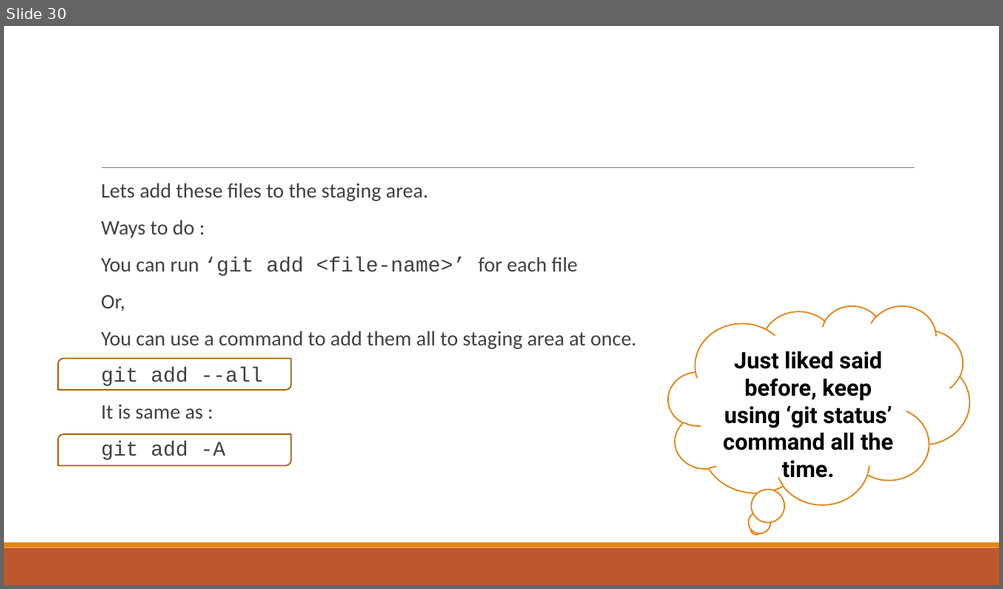
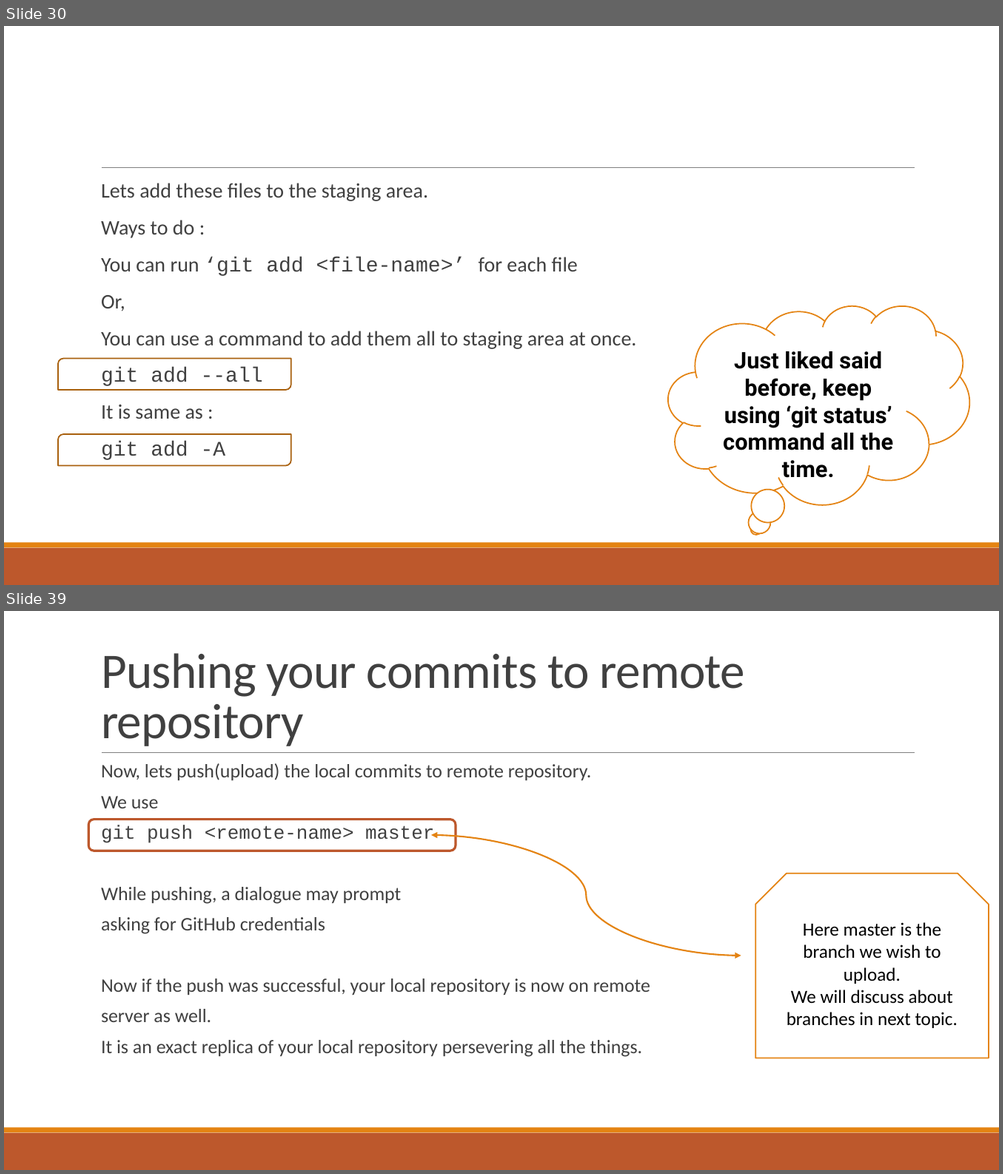
Before and after one commit to roshanlc/crash-course-on-git-and-github, a slide deck: Crash course on git and github.pptx. Shown one above the other, each under a label of ours: slide 30 before the commit, slides 30 and 39 after it; the slides between them are not shown. The pictures are 1003x589 and 1003x1174 pixels, drawn with LibreOffice and Linux fonts; fonts in the diff are those of the drawing. Boxes give left, top, right and bottom in pixels: in the first picture for what was removed or moved away, otherwise in the second. Text is boxed around its words. In the diff, an @@ line names an element or a change of style, - is before the commit and + after.

Commit message:
Updated upto branches creation and deletion

```diff
--- a/Crash course on git and github.pptx
+++ b/Crash course on git and github.pptx
@@ slide 39 added at [4, 611, 999, 1170], background #FFFFFF; not listed: 3 template elements that a slide beside it also shows @@
@@ title added at [101, 653, 745, 746], 48 pt, text #404040 @@
+Pushing your commits to remote repository
@@ text added at [101, 763, 650, 1057], 18.5 pt, text #404040 @@
+  Now, lets push(upload) the local commits to remote repository.
+  We use
+  git push <remote-name> master
+  While pushing, a dialogue may prompt
+  asking for GitHub credentials
+  Now if the push was successful, your local repository is now on remote
+  server as well.
+  It is an exact replica of your local repository persevering all the things.
@@ rounded rectangle added at [88, 819, 455, 851], outline #BD582C 2.25 pt @@
@@ curved double arrow added from (431, 835) to (741, 956), #E48312 1.5 pt @@
@@ snip same rect added at [755, 874, 988, 1059], fill #FFFFFF, outline #E48312 1.25 pt, 18 pt, text #000000 @@
+Here master is the branch we wish to upload.
+We will discuss about branches in next topic.
```
Also in this commit, not shown: 3 slides changed, 14 other slides added.
